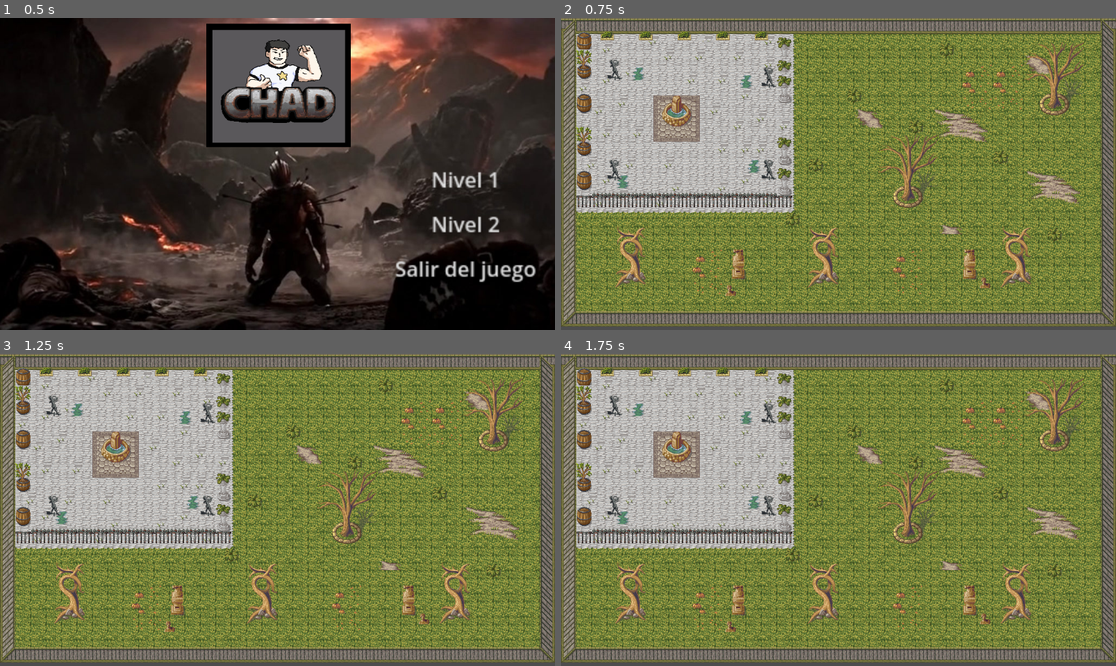
Above: before the commit, frames 1-4 (two rows, left to right).
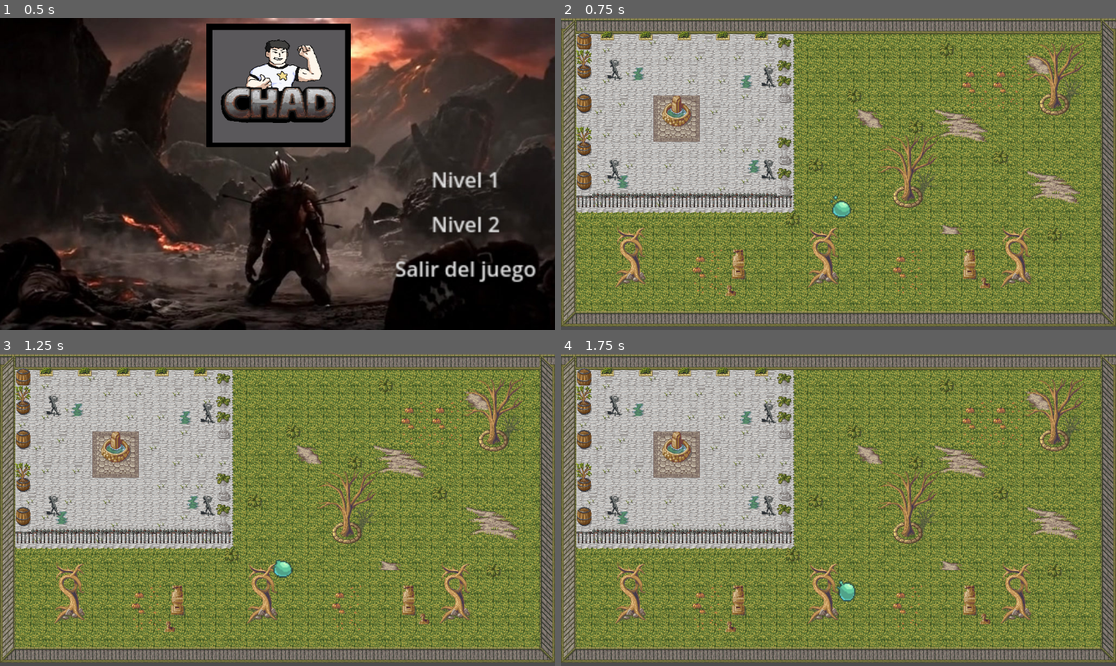
Above: after the commit, the same moments.

Repository: LunaLunar69/The_legacy_of_desire
Game: Godot game, scene res://Escenas/menu.tscn
Same seed, same stepped clock (60 frames per second), same inputs: the game is played once before the commit and once after it.
Inputs:
- Up to frame 1 (0.5 s): no input
- Up to frame 2 (0.75 s): click "Nivel 2" at 0.5 s
- Up to frame 3 (1.25 s): no input
- Up to frame 4 (1.75 s): hold Right (ui_right) from 1.28 s (still down)

Frame 1 is identical in both runs. In frame 2, 0.2% of the frame differs, in the area x 48-53%, y 56-65%; in frame 3, 0.2%; in frame 4, 0.2%, in the area x 49-54%, y 72-80%.

Commit message:
enemigo slime agregado

Diff:
--- a/the-legacy-of-desire/Escenas/map1.tscn
+++ b/the-legacy-of-desire/Escenas/map1.tscn
@@ -1,7 +1,8 @@
-[gd_scene load_steps=11 format=4 uid="uid://dwwnid78n4mer"]
+[gd_scene load_steps=12 format=4 uid="uid://dwwnid78n4mer"]
 
 [ext_resource type="Texture2D" uid="uid://c4muvrmhifdb6" path="res://Assets/tile_maps/magecity.png" id="1_y0vkp"]
 [ext_resource type="AudioStream" uid="uid://8a06jlwhsvuu" path="res://Assets/music/Divine Retribution - DOOM_ The Dark Ages (Original Game Soundtrack) OFFICIAL.mp3" id="2_5fv2r"]
+[ext_resource type="PackedScene" uid="uid://cf0rb1074lets" path="res://Personajes/slime/slime.tscn" id="4_sf1h3"]
 
 [sub_resource type="TileSetAtlasSource" id="TileSetAtlasSource_5fv2r"]
 texture = ExtResource("1_y0vkp")
@@ -2334,3 +2335,6 @@
 stream = ExtResource("2_5fv2r")
 autoplay = true
 parameters/looping = true
+
+[node name="Slime" parent="." instance=ExtResource("4_sf1h3")]
+position = Vector2(580, 378)
--- /dev/null
+++ b/the-legacy-of-desire/Personajes/slime/slime.gd
@@ -0,0 +1,11 @@
+extends Area2D
+
+
+# Called when the node enters the scene tree for the first time.
+func _ready() -> void:
+	pass # Replace with function body.
+
+
+# Called every frame. 'delta' is the elapsed time since the previous frame.
+func _process(delta: float) -> void:
+	pass
--- /dev/null
+++ b/the-legacy-of-desire/Personajes/slime/slime.tscn
@@ -0,0 +1,121 @@
+[gd_scene load_steps=10 format=3 uid="uid://cf0rb1074lets"]
+
+[ext_resource type="Texture2D" uid="uid://g4pu3y63re3k" path="res://Assets/Sprites/slime/slime1.png" id="2_kbuvr"]
+[ext_resource type="Texture2D" uid="uid://c0od7sqbvr3ms" path="res://Assets/Sprites/slime/slime2.png" id="3_lu0p5"]
+[ext_resource type="Texture2D" uid="uid://ckjxooiahgqxy" path="res://Assets/Sprites/slime/slime3.png" id="4_kivsb"]
+[ext_resource type="Texture2D" uid="uid://la7pf8f1f5qt" path="res://Assets/Sprites/slime/slime4.png" id="5_yho2i"]
+[ext_resource type="Texture2D" uid="uid://da4psygwq7xot" path="res://Assets/Sprites/slime/slime5.png" id="6_78hq8"]
+[ext_resource type="Texture2D" uid="uid://c401q5gifcwq" path="res://Assets/Sprites/slime/slime6.png" id="7_h853j"]
+
+[sub_resource type="GDScript" id="GDScript_lakq5"]
+script/source = "extends Area2D
+
+# --- Variables de Configuración ---
+@export var move_speed: float = 100.0 # Velocidad del Slime
+@export var movement_time: float = 2.0 # Tiempo en segundos que se moverá en una dirección
+
+# --- Nodos ---
+@onready var timer: Timer = $Timer
+@onready var animated_sprite: AnimatedSprite2D = $AnimatedSprite2D
+
+# Variable para guardar la dirección actual de movimiento
+var current_direction: Vector2 = Vector2.ZERO
+
+func _ready() -> void:
+	# 1. Conexión de señales (¡Es crucial!)
+
+	# Conecta la señal 'body_entered' a la función _on_body_entered.
+	# 'body_entered' se dispara cuando un Body (como tu CharacterBody2D de Chad) entra al área.
+	body_entered.connect(_on_body_entered)
+
+	# Conecta la señal 'timeout' del Timer a la función _on_timer_timeout.
+	timer.timeout.connect(_on_timer_timeout)
+
+	# 2. Configuración inicial del Timer y movimiento
+	timer.wait_time = movement_time
+	timer.start() # Empieza el temporizador
+	_set_random_direction() # Empieza a moverse inmediatamente
+
+# --- Lógica de Movimiento ---
+
+func _physics_process(delta: float) -> void:
+	# Movemos el Slime. Usamos 'position' porque es un Area2D.
+	position += current_direction * move_speed * delta
+
+func _set_random_direction() -> void:
+	# Genera un nuevo vector de dirección aleatorio y lo normaliza
+	var new_direction = Vector2(randf_range(-1.0, 1.0), randf_range(-1.0, 1.0)).normalized()
+	current_direction = new_direction
+
+	# Opcional: Aquí puedes poner la lógica de animación para que se vea que camina
+	if current_direction != Vector2.ZERO:
+		animated_sprite.play(\"default\")
+	else:
+		animated_sprite.play(\"default\")
+
+
+# --- Detección y Consecuencias ---
+
+# Función llamada cuando el Timer se agota
+func _on_timer_timeout() -> void:
+	# Cuando el tiempo se acaba, cambiamos de dirección y reiniciamos el Timer
+	_set_random_direction()
+	timer.start()
+
+# Función que se llama cuando Chad toca al Slime
+func _on_body_entered(body: Node2D) -> void:
+	# Verificamos si el objeto que entró es un 'CharacterBody2D' (que es el tipo de Chad)
+	if body is CharacterBody2D:
+		print(\"¡Slime tocó a Chad! Cambiando a la escena de menú.\")
+
+		# ⚠️ CAMBIO DE ESCENA: Manda el juego a la escena del menú
+		var menu_scene_path = \"res://menu.tscn\"
+
+		# Asegúrate de que esta ruta (res://menu.tscn) sea la correcta para tu menú.
+		if FileAccess.file_exists(menu_scene_path):
+			get_tree().change_scene_to_file(menu_scene_path)
+		else:
+			# Si Godot no encuentra la ruta, imprime un error.
+			print(\"ERROR: No se encontró el archivo de escena del menú en la ruta: \" + menu_scene_path)
+"
+
+[sub_resource type="SpriteFrames" id="SpriteFrames_lakq5"]
+animations = [{
+"frames": [{
+"duration": 1.0,
+"texture": ExtResource("2_kbuvr")
+}, {
+"duration": 1.0,
+"texture": ExtResource("3_lu0p5")
+}, {
+"duration": 1.0,
+"texture": ExtResource("4_kivsb")
+}, {
+"duration": 1.0,
+"texture": ExtResource("5_yho2i")
+}, {
+"duration": 1.0,
+"texture": ExtResource("6_78hq8")
+}, {
+"duration": 1.0,
+"texture": ExtResource("7_h853j")
+}],
+"loop": true,
+"name": &"default",
+"speed": 5.0
+}]
+
+[sub_resource type="CircleShape2D" id="CircleShape2D_lu0p5"]
+radius = 15.132746
+
+[node name="Slime" type="Area2D"]
+script = SubResource("GDScript_lakq5")
+
+[node name="AnimatedSprite2D" type="AnimatedSprite2D" parent="."]
+sprite_frames = SubResource("SpriteFrames_lakq5")
+
+[node name="CollisionShape2D" type="CollisionShape2D" parent="."]
+position = Vector2(1, 4)
+shape = SubResource("CircleShape2D_lu0p5")
+
+[node name="Timer" type="Timer" parent="."]
Binary file added: the-legacy-of-desire/Assets/Sprites/slime/slime1.png
Not shown, added: the-legacy-of-desire/Assets/Sprites/slime/slime1.png.import
Binary file added: the-legacy-of-desire/Assets/Sprites/slime/slime2.png
Not shown, added: the-legacy-of-desire/Assets/Sprites/slime/slime2.png.import
Binary file added: the-legacy-of-desire/Assets/Sprites/slime/slime3.png
Not shown, added: the-legacy-of-desire/Assets/Sprites/slime/slime3.png.import
Binary file added: the-legacy-of-desire/Assets/Sprites/slime/slime4.png
Not shown, added: the-legacy-of-desire/Assets/Sprites/slime/slime4.png.import
Binary file added: the-legacy-of-desire/Assets/Sprites/slime/slime5.png
Not shown, added: the-legacy-of-desire/Assets/Sprites/slime/slime5.png.import
Binary file added: the-legacy-of-desire/Assets/Sprites/slime/slime6.png
Not shown, added: the-legacy-of-desire/Assets/Sprites/slime/slime6.png.import
(and 1 more such lines)
